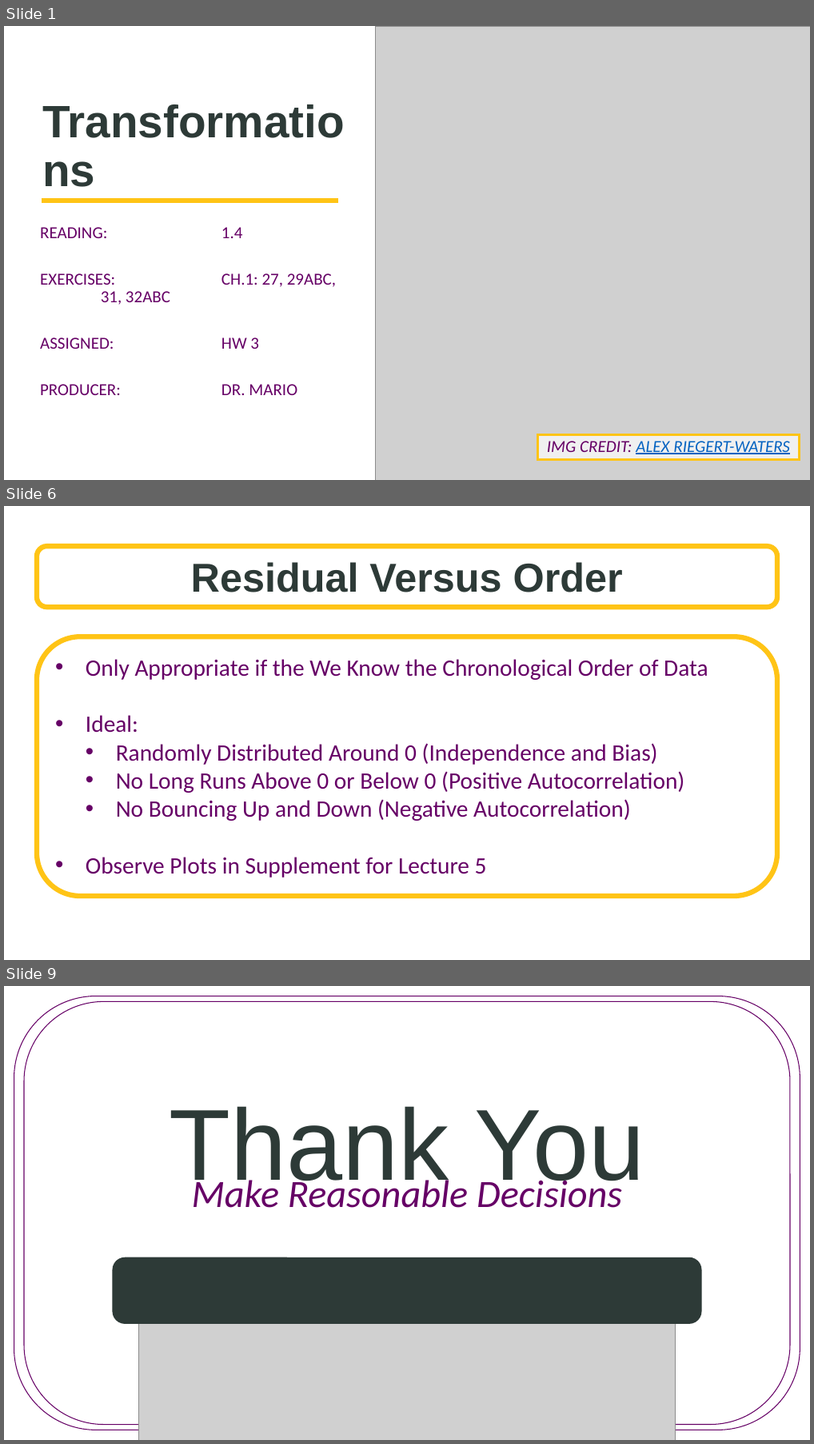
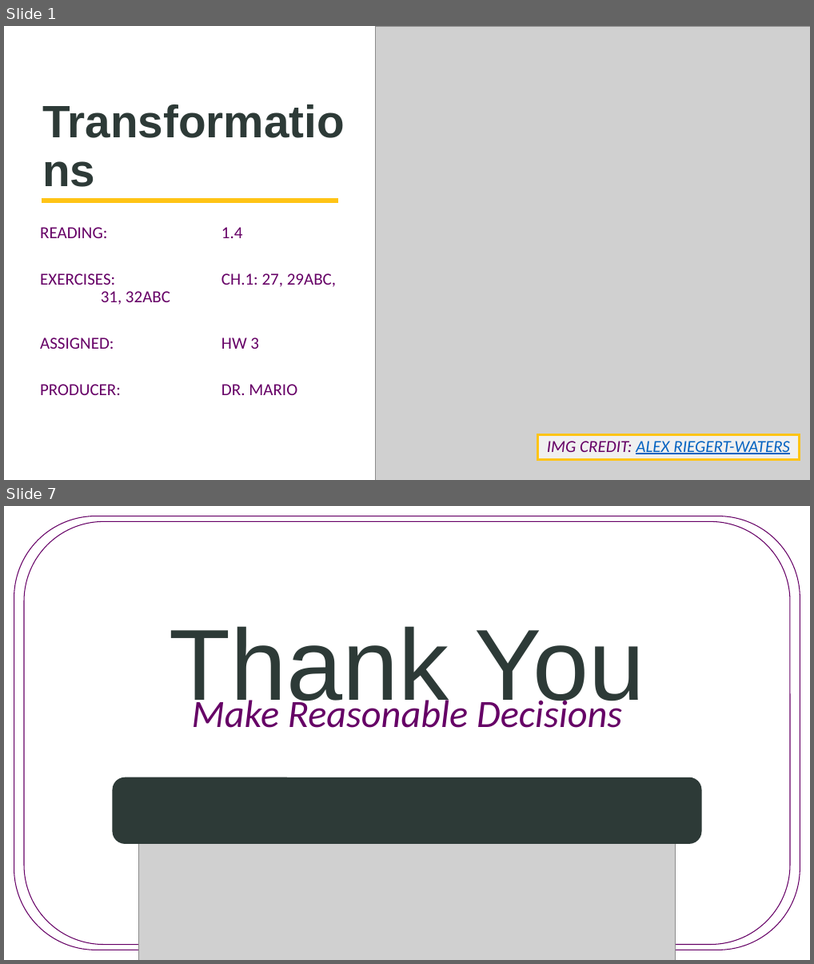
Before and after one commit to SuperMarioGiacomazzo/STOR455_WEBSITE, a slide deck: Lectures/6 - Transformations.pptx. Shown one above the other, each under a label of ours: slides 1, 6 and 9 before the commit, slides 1 and 7 after it; the slides between them are not shown. The pictures are 814x1444 and 814x964 pixels, drawn with LibreOffice and Linux fonts; fonts in the diff are those of the drawing; grey boxes stand for pictures; background and template pictures are left out. Boxes give left, top, right and bottom in pixels: in the first picture for what was removed or moved away, otherwise in the second. Text is boxed around its words. In the diff, an @@ line names an element or a change of style, - is before the commit and + after.

```diff
--- a/Lectures/6 - Transformations.pptx
+++ b/Lectures/6 - Transformations.pptx
@@ slide 6 removed at (4,506,810,960), background picture (left out) @@
@@ rounded rectangle removed at (37,546,778,607) @@
-Residual Versus Order
@@ rounded rectangle removed at (37,636,778,896) @@
-• Only Appropriate if the We Know the Chronological Order of Data
-• Ideal:
-  • Randomly Distributed Around 0 (Independence and Bias)
-  • No Long Runs Above 0 or Below 0 (Positive Autocorrelation)
-  • No Bouncing Up and Down (Negative Autocorrelation)
-• Observe Plots in Supplement for Lecture 5
@@ what was slide 9 is now slide 7 @@
```
Also in this commit, not shown: 1 slide changed, 4 slides added, 5 other slides removed, 3 other files.
